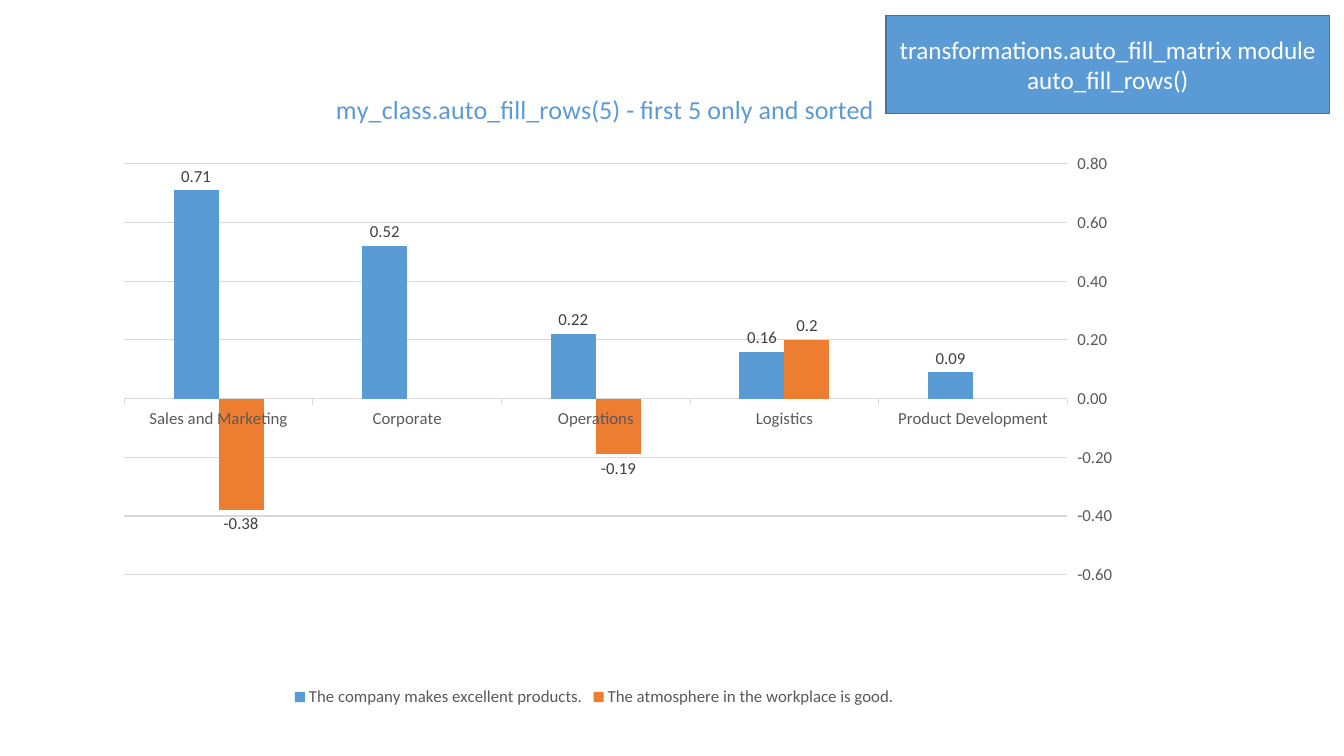
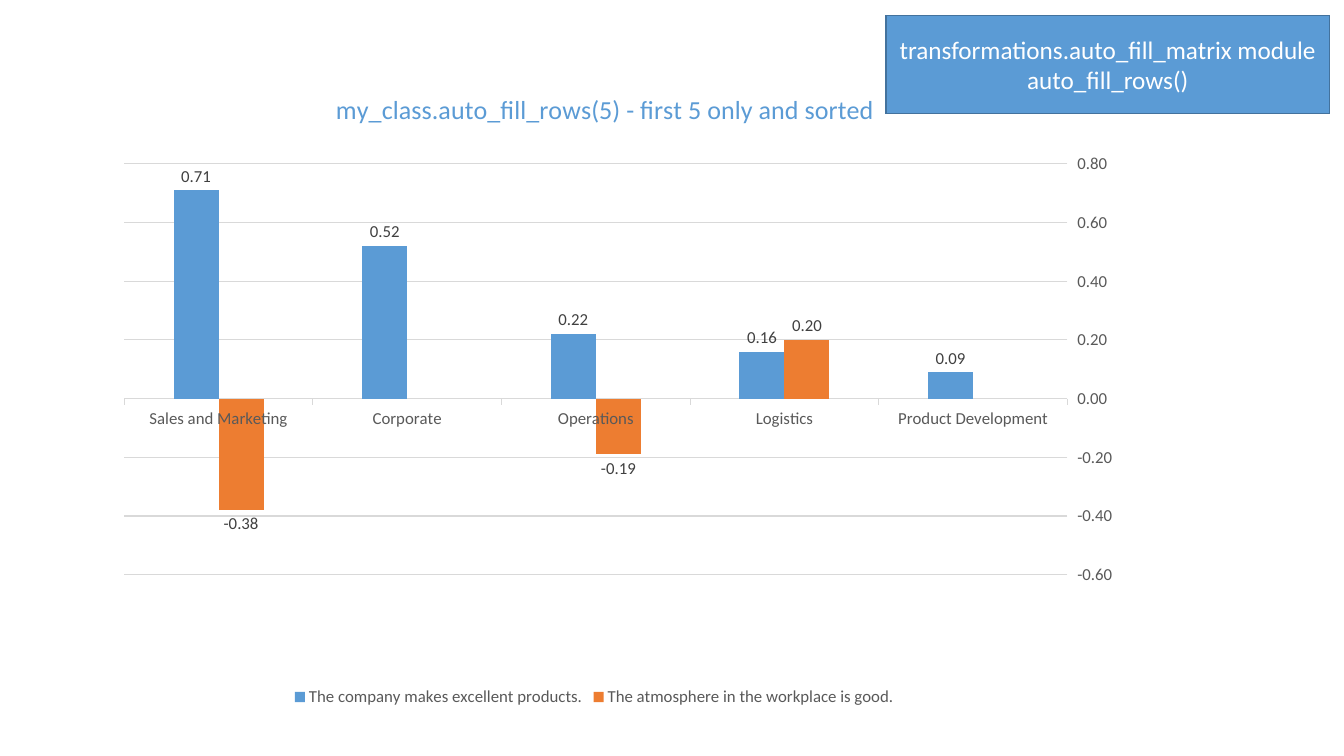
Before and after one commit to Collette-Curson/forgetdata_Slides_modules, a slide deck: slide 5 of Scripts/test_manual_auto_fill_matrix.pptx. Drawn at 1344x756 pixels with LibreOffice and Linux fonts; fonts in the diff are those of the drawing. Boxes give left, top, right and bottom in pixels: in the first picture for what was removed or moved away, otherwise in the second. Text is boxed around its words. In the diff, an @@ line names an element or a change of style, - is before the commit and + after.

```diff
--- a/Scripts/test_manual_auto_fill_matrix.pptx
+++ b/Scripts/test_manual_auto_fill_matrix.pptx
@@ column chart at (x1=69, y1=80, x2=1120, y2=712) @@
@@ data labels of The atmosphere in the workplace is good. changed @@
```
Also in this commit, not shown: 1 other slide changed, 2 other files.
